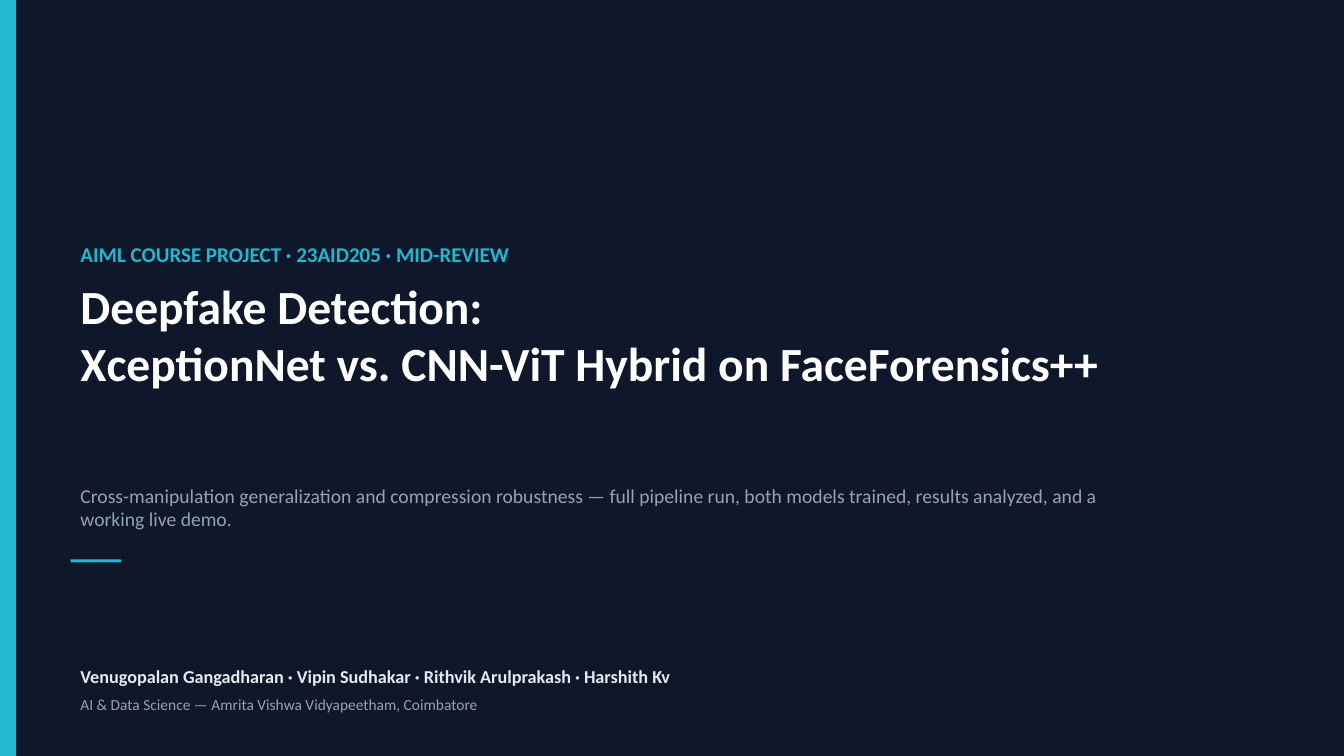
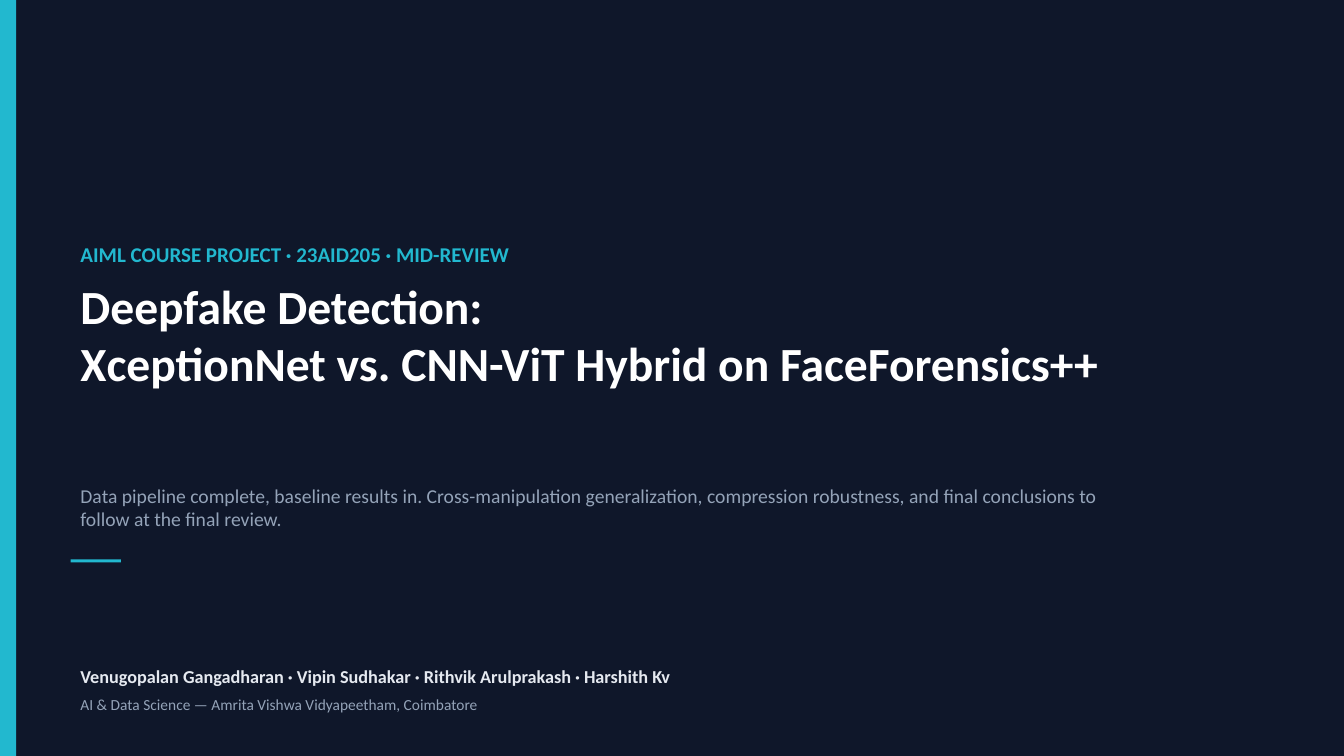
Before and after one commit to DUNE-ODYSSEY/deepfake-detection, a slide deck: slide 1 of docs/mid_review_update.pptx. Drawn at 1344x756 pixels with LibreOffice and Linux fonts; fonts in the diff are those of the drawing. Boxes give left, top, right and bottom in pixels: in the first picture for what was removed or moved away, otherwise in the second. Text is boxed around its words. In the diff, an @@ line names an element or a change of style, - is before the commit and + after.

```diff
--- a/docs/mid_review_update.pptx
+++ b/docs/mid_review_update.pptx
@@ text at bbox=[80, 489, 1096, 526]: text changed @@
-Cross-manipulation generalization and compression robustness — full pipeline run, both models trained, results analyzed, and a working live demo.
+Data pipeline complete, baseline results in. Cross-manipulation generalization, compression robustness, and final conclusions to follow at the final review.
```
Also in this commit, not shown: 6 other slides changed, 2 slides added, 4 slides removed, 4 other files.
